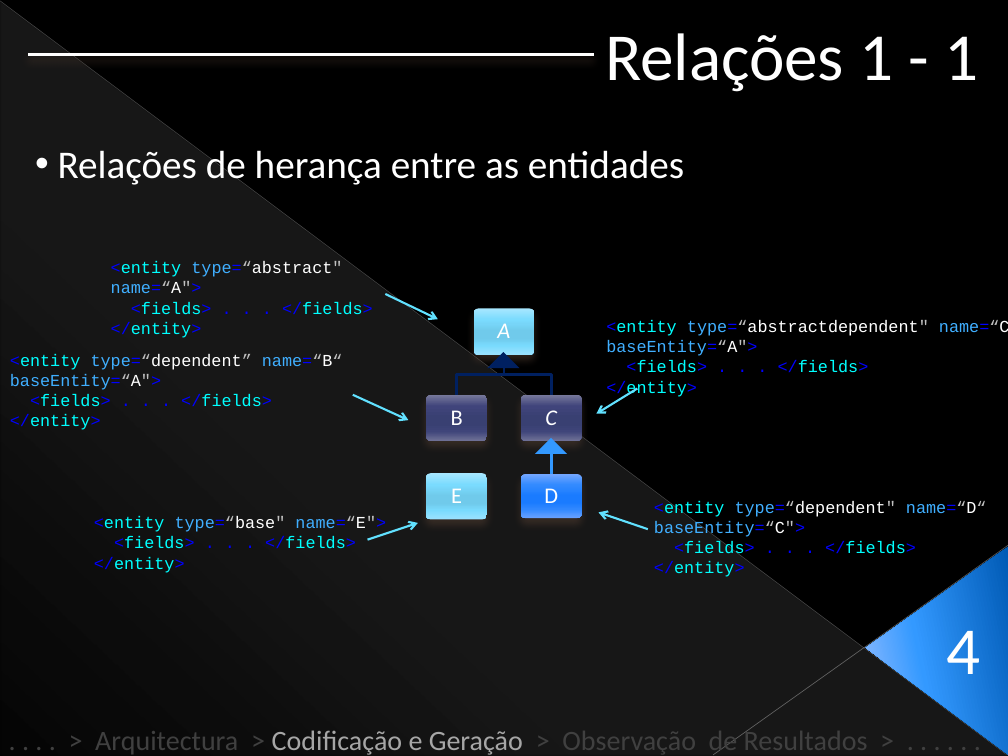
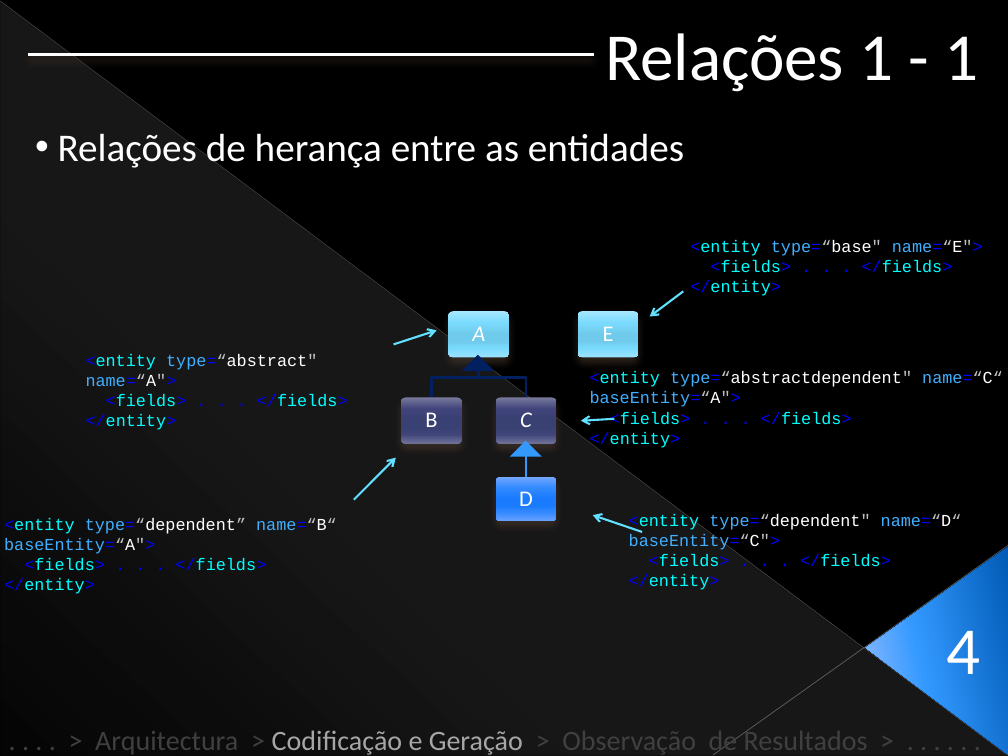
Before and after one commit to Netivski/projectoseminario, a slide deck: slide 22 of Apresentação Final/Presentation Sketch.pptx (slide 23 before the commit). Drawn at 1008x756 pixels with LibreOffice and Linux fonts; fonts in the diff are those of the drawing. Boxes give left, top, right and bottom in pixels: in the first picture for what was removed or moved away, otherwise in the second. Text is boxed around its words. In the diff, an @@ line names an element or a change of style, - is before the commit and + after.

```diff
--- a/Apresentação Final/Presentation Sketch.pptx
+++ b/Apresentação Final/Presentation Sketch.pptx
@@ text "Relações de herança entre as ...": place and size @@
-text "Relações de herança entre as ..." at (58, 150, 684, 185)
+text "Relações de herança entre as ..." at (58, 133, 684, 171)
@@ text "<entity type=“base" name=“E">": place and size @@
-text "<entity type=“base" name=“E">" at (94, 516, 386, 573)
+text "<entity type=“base" name=“E">" at (690, 240, 983, 296)
@@ arrow moved from (368, 539) - (418, 523) to (683, 291) - (650, 317) @@
@@ rounded rectangle: place and size @@
-rounded rectangle at (426, 473, 487, 519)
+rounded rectangle at (578, 311, 638, 358)
@@ text "E": place and size @@
-text "E" at (451, 488, 462, 503)
+text "E" at (603, 326, 614, 341)
@@ text "<entity type=“abstract" name=“A">": place and size @@
-text "<entity type=“abstract" name=“A">" at (111, 261, 373, 338)
+text "<entity type=“abstract" name=“A">" at (86, 354, 348, 430)
@@ arrow moved from (385, 294) - (437, 320) to (393, 345) - (436, 331) @@
@@ freeform shape: place and size @@
-freeform shape at (504, 355, 551, 395)
+freeform shape at (431, 358, 479, 398)
@@ freeform shape: place and size @@
-freeform shape at (457, 355, 504, 395)
+freeform shape at (479, 358, 526, 398)
@@ text "<entity type=“abstractdependent" name=“C“ baseEntity=“A">" rewrapped from (606, 320, 1008, 398) to (590, 371, 1003, 449) @@
@@ 2 texts, 2 rounded rectangles: place and size @@
-2 texts, 2 rounded rectangles at (426, 395, 582, 442)
+2 texts, 2 rounded rectangles at (401, 397, 556, 444)
@@ arrow moved from (637, 388) - (597, 413) to (615, 418) - (581, 420) @@
@@ arrow moved from (353, 395) - (408, 420) to (354, 500) - (396, 458) @@
@@ 2 triangles, 2 texts, 2 rounded rectangles, 1 freeform shape: place and size @@
-2 triangles, 2 texts, 2 rounded rectangles, 1 freeform shape at (474, 308, 582, 518)
+2 triangles, 2 texts, 2 rounded rectangles, 1 freeform shape at (449, 311, 556, 521)
@@ text "<entity type=“dependent” name=“B“ baseEntity=“A">": place and size @@
-text "<entity type=“dependent” name=“B“ baseEntity=“A">" at (10, 354, 343, 430)
+text "<entity type=“dependent” name=“B“ baseEntity=“A">" at (4, 518, 337, 594)
@@ text "<entity type=“dependent" name=“D“": place and size @@
-text "<entity type=“dependent" name=“D“" at (654, 500, 987, 577)
+text "<entity type=“dependent" name=“D“" at (629, 514, 962, 590)
@@ arrow moved from (648, 529) - (599, 512) to (642, 532) - (593, 515) @@
```
Also in this commit, not shown: 5 other slides changed, 1 slide removed, 1 other file.
